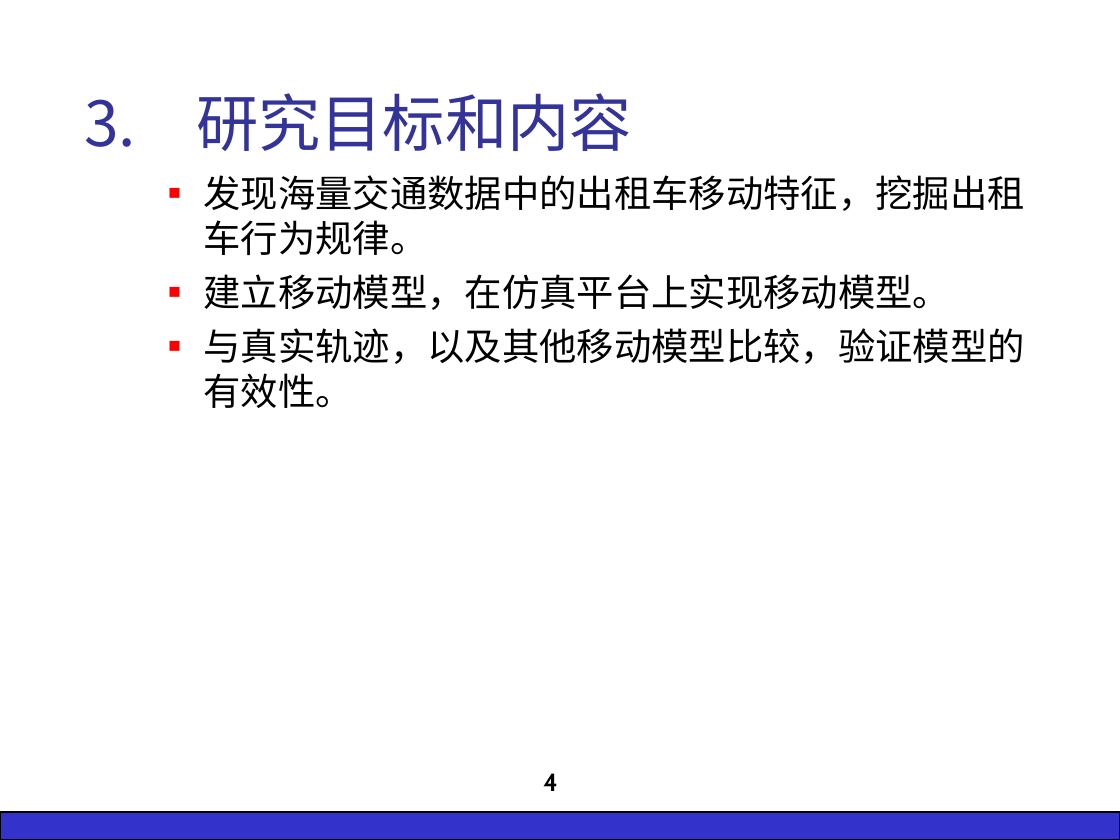
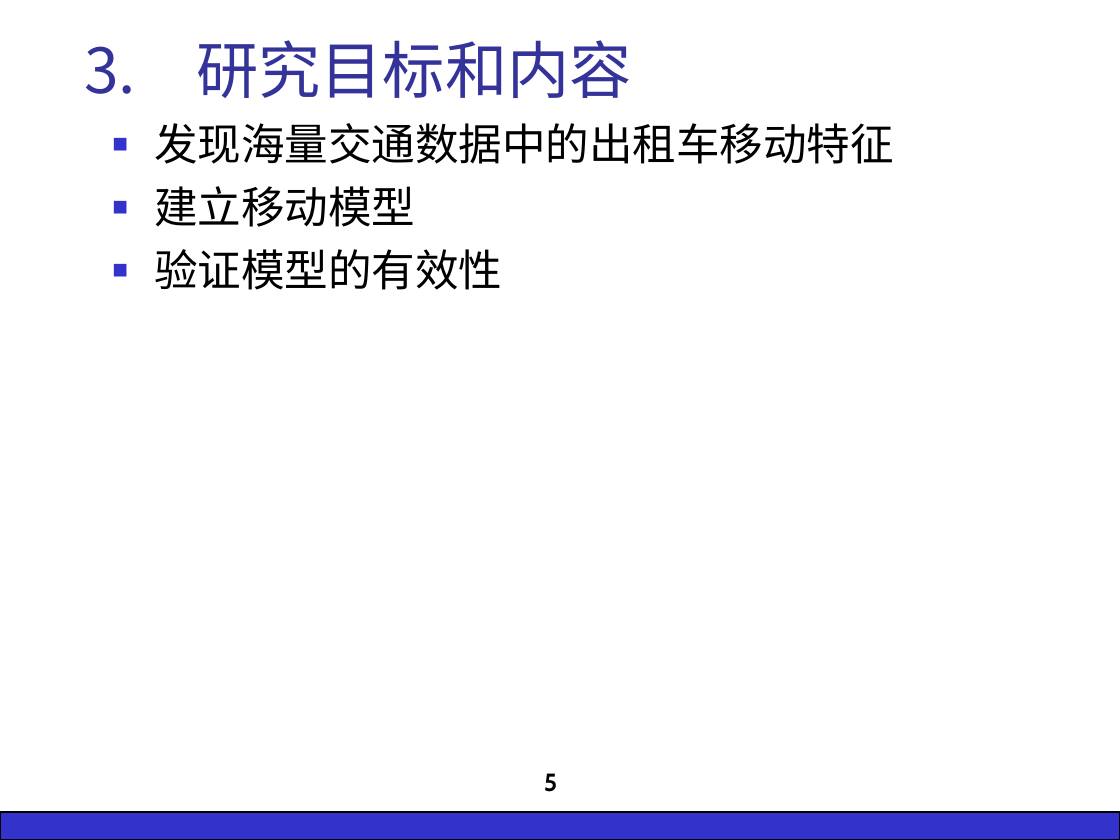
Before and after one commit to wsgan001/BigPaper, a slide deck: slide 5 of 开题/ZY1321222-杨文静-开题演示：基于海量交通数据挖掘的移动模型的研究与实现-20150321-0-ywj.ppt (slide 4 before the commit). Drawn at 1120x840 pixels with LibreOffice and Linux fonts; fonts in the diff are those of the drawing; background and template pictures are left out. Boxes give left, top, right and bottom in pixels: in the first picture for what was removed or moved away, otherwise in the second. Text is boxed around its words. In the diff, an @@ line names an element or a change of style, - is before the commit and + after.

```diff
--- a/开题/ZY1321222-杨文静-开题演示：基于海量交通数据挖掘的移动模型的研究与实现-20150321-0-ywj.ppt
+++ b/开题/ZY1321222-杨文静-开题演示：基于海量交通数据挖掘的移动模型的研究与实现-20150321-0-ywj.ppt
@@ title "3. 研究目标和内容": place and size @@
-title "3. 研究目标和内容" at bbox=[84, 93, 631, 151]
+title "3. 研究目标和内容" at bbox=[84, 40, 631, 98]
@@ text at bbox=[155, 123, 894, 290]: text changed; size 24 to 28 pt @@
-  ■ 发现海量交通数据中的出租车移动特征，挖掘出租车行为规律。
-  ■ 建立移动模型，在仿真平台上实现移动模型。
-  ■ 与真实轨迹，以及其他移动模型比较，验证模型的有效性。
+■ 发现海量交通数据中的出租车移动特征
+■ 建立移动模型
+■ 验证模型的有效性
@@ page number at bbox=[544, 773, 557, 792]: text changed @@
-4
+5
```
Also in this commit, not shown: 5 other slides changed, 3 slides added, 1 slide removed, 19 other files.
